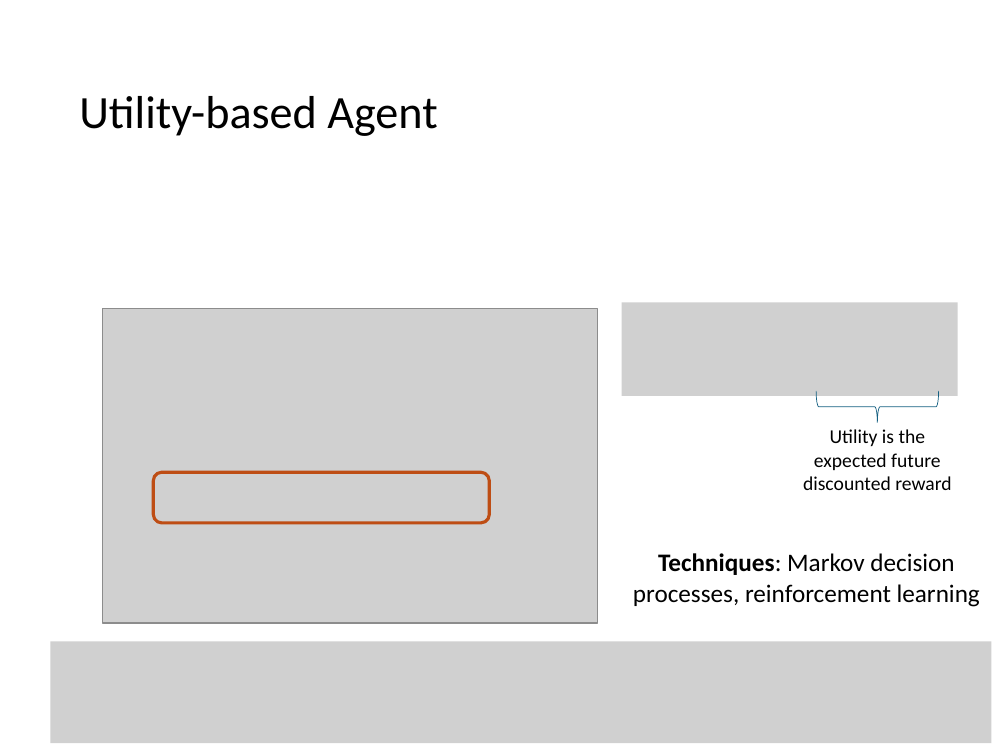
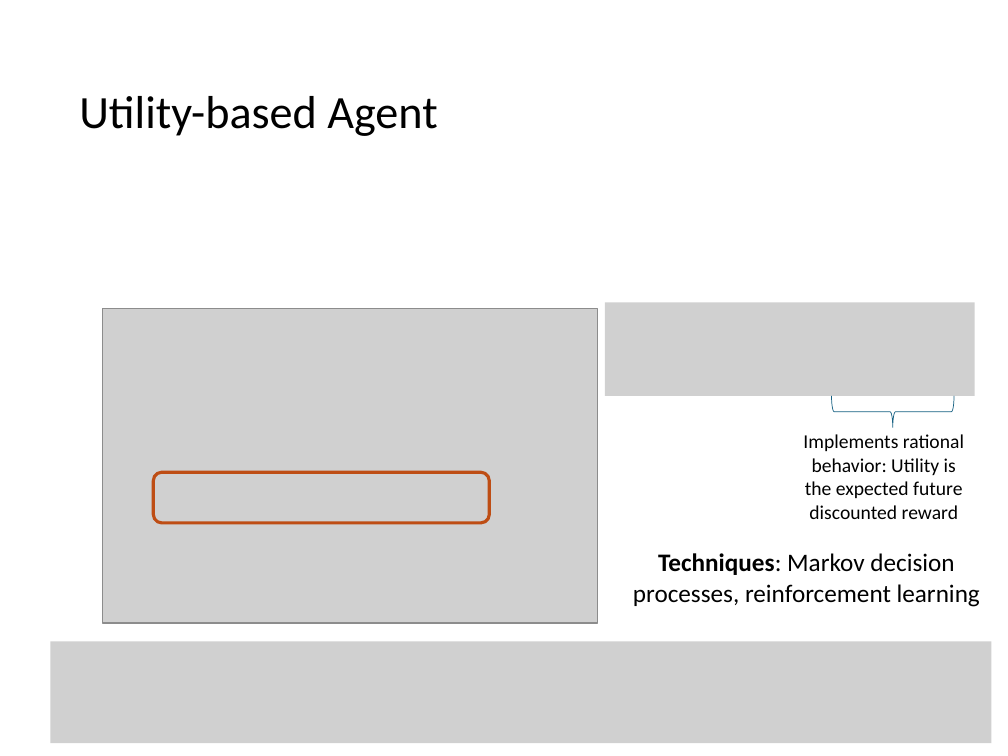
Before and after one commit to mhahsler/CS7320-AI, a slide deck: slide 30 of slides/02_agents.pptx. Drawn at 1008x756 pixels with LibreOffice and Linux fonts; fonts in the diff are those of the drawing; grey boxes stand for pictures. Boxes give left, top, right and bottom in pixels: in the first picture for what was removed or moved away, otherwise in the second. Text is boxed around its words. In the diff, an @@ line names an element or a change of style, - is before the commit and + after.

```diff
--- a/slides/02_agents.pptx
+++ b/slides/02_agents.pptx
@@ picture: place and size @@
-picture at [622,302,958,396]
+picture at [605,302,975,396]
@@ left brace: place and size @@
-left brace at [816,391,939,423]
+left brace at [832,396,955,428]
@@ text at [803,434,964,519]: text changed @@
-Utility is the expected future discounted reward
+Implements rational behavior: Utility is the expected future discounted reward
```
Also in this commit, not shown: 5 other slides changed, 1 other file.
